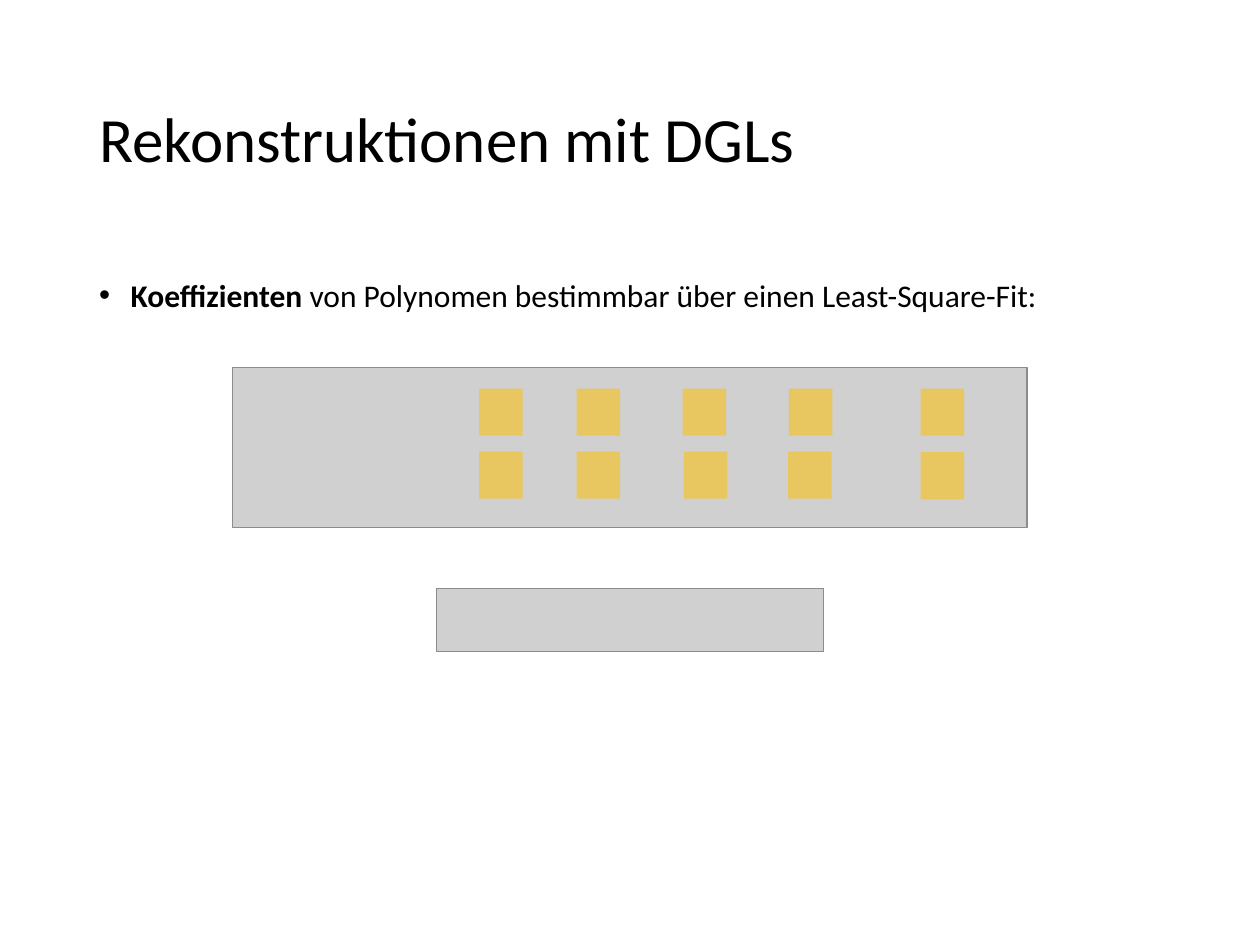
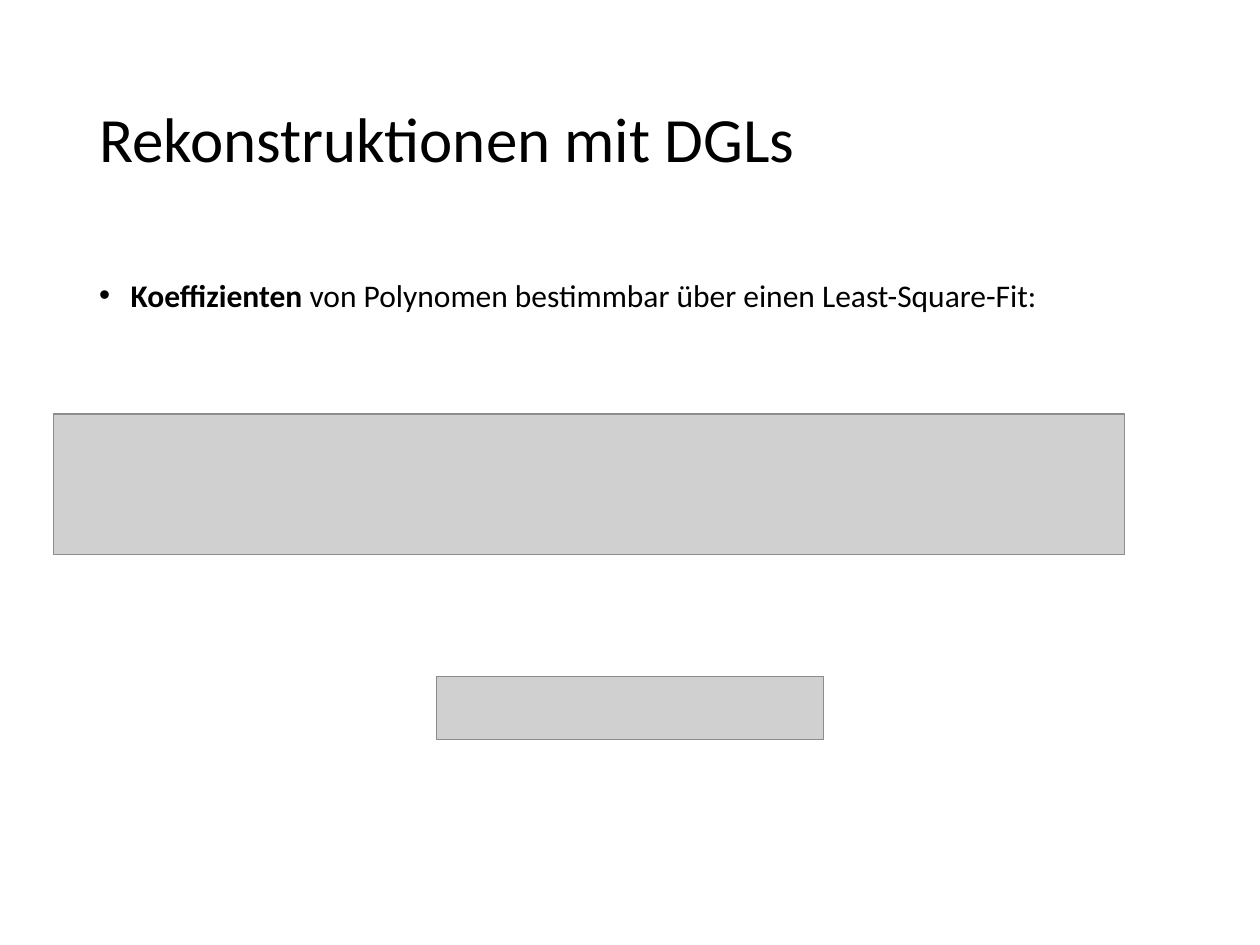
Before and after one commit to flemk/bachelor, a slide deck: slide 13 of presentation.pptx (slide 18 before the commit). Drawn at 1260x945 pixels with LibreOffice and Linux fonts; fonts in the diff are those of the drawing; grey boxes stand for pictures. Boxes give left, top, right and bottom in pixels: in the first picture for what was removed or moved away, otherwise in the second. Text is boxed around its words. In the diff, an @@ line names an element or a change of style, - is before the commit and + after.

```diff
--- a/presentation.pptx
+++ b/presentation.pptx
@@ picture removed at (233, 368, 1027, 528) @@
@@ rectangle removed at (479, 388, 523, 435) @@
@@ rectangle removed at (577, 388, 621, 435) @@
@@ rectangle removed at (683, 388, 727, 435) @@
@@ rectangle removed at (789, 388, 833, 435) @@
@@ rectangle removed at (921, 388, 965, 435) @@
@@ picture added at (54, 415, 1125, 554) @@
@@ rectangle removed at (479, 451, 523, 498) @@
@@ rectangle removed at (577, 451, 621, 498) @@
@@ rectangle removed at (684, 451, 728, 498) @@
@@ rectangle removed at (789, 451, 833, 498) @@
@@ rectangle removed at (921, 452, 965, 499) @@
@@ picture: place and size @@
-picture at (436, 588, 823, 651)
+picture at (436, 677, 823, 740)
```
Also in this commit, not shown: 13 other slides changed, 3 slides added, 1 other file.
